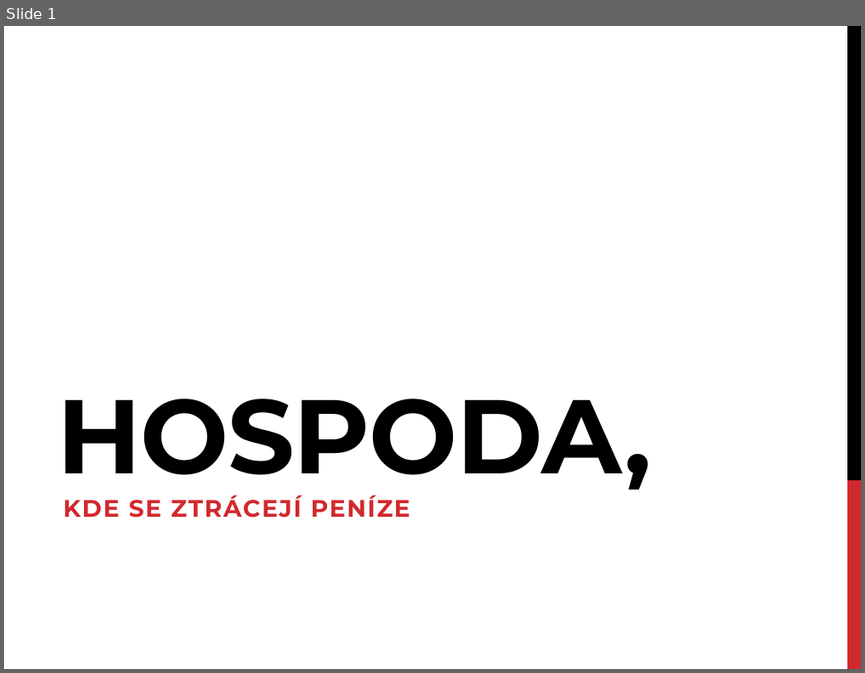
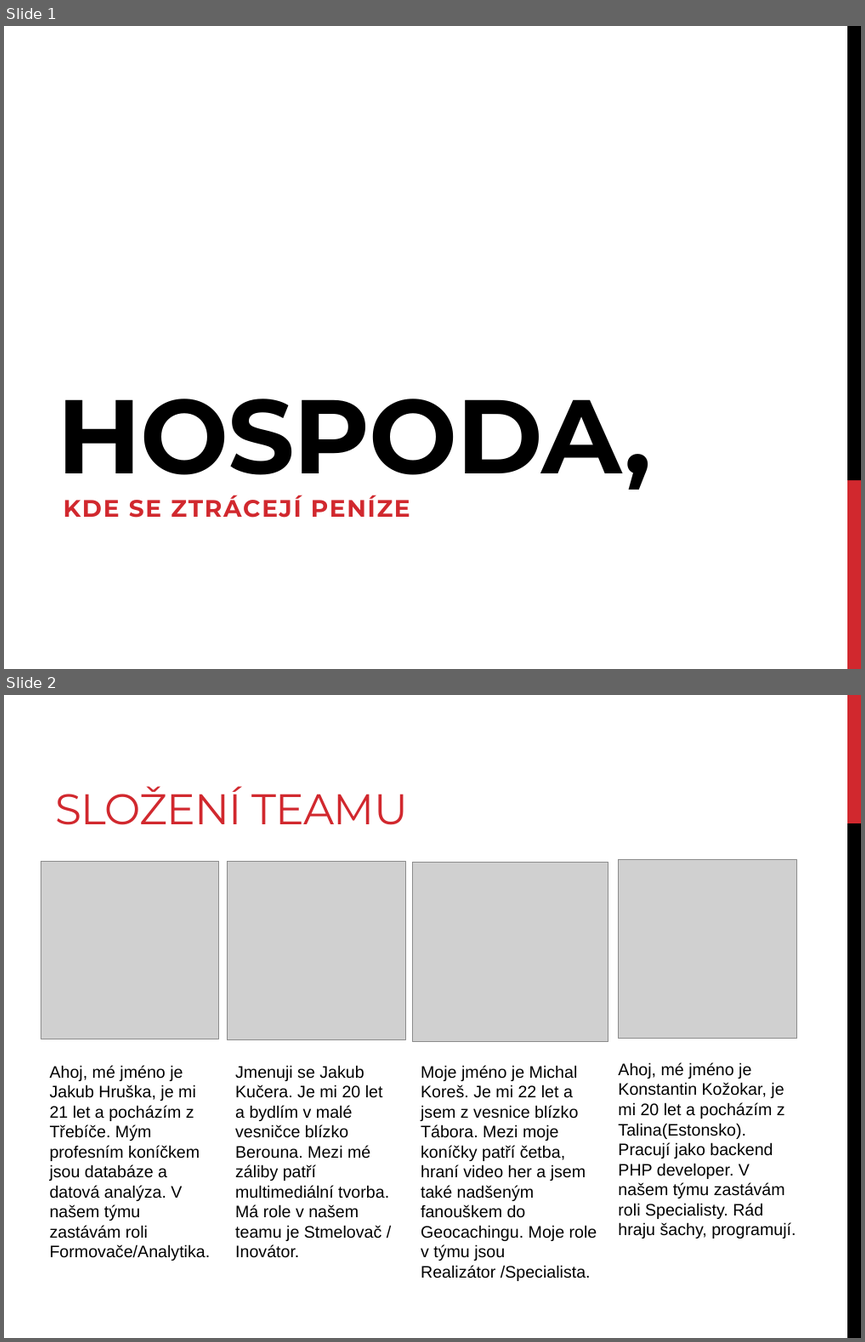
Before and after one commit to KORandi/hospoda, a slide deck: prezentace_z_2_cviceni.pptx. Shown one above the other, each under a label of ours: slide 1 before the commit, slides 1 and 2 after it. The pictures are 865x673 and 865x1342 pixels, drawn with LibreOffice and Linux fonts; fonts in the diff are those of the drawing; grey boxes stand for pictures. Boxes give left, top, right and bottom in pixels: in the first picture for what was removed or moved away, otherwise in the second. Text is boxed around its words. In the diff, an @@ line names an element or a change of style, - is before the commit and + after.

```diff
--- a/prezentace_z_2_cviceni.pptx
+++ b/prezentace_z_2_cviceni.pptx
@@ slide 2 added at [4,695,861,1338], background #FFFFFF @@
@@ rectangle added at [847,695,861,823], fill #D1282E @@
@@ title added at [55,786,409,825], 36 pt, text #D1282E @@
+SLOŽENÍ TEAMU
@@ rectangle added at [847,823,861,1338], fill #000000 @@
@@ picture added at [41,862,218,1038] @@
@@ picture added at [227,862,405,1039] @@
@@ picture added at [412,862,608,1041] @@
@@ picture added at [619,860,796,1038] @@
@@ text added at [50,1065,211,1260], 14 pt, text #000000 @@
+Ahoj, mé jméno je Jakub Hruška, je mi 21 let a pocházím z Třebíče. Mým profesním koníčkem jsou databáze a datová analýza. V našem týmu zastávám roli Formovače/Analytika.
@@ text added at [235,1065,389,1258], 14 pt, text #000000 @@
+Jmenuji se Jakub Kučera. Je mi 20 let a bydlím v malé vesničce blízko Berouna. Mezi mé záliby patří multimediální tvorba. Má role v našem teamu je Stmelovač / Inovátor.
@@ text added at [420,1065,597,1281], 14 pt, text #000000 @@
+Moje jméno je Michal Koreš. Je mi 22 let a jsem z vesnice blízko Tábora. Mezi moje koníčky patří četba, hraní video her a jsem také nadšeným fanouškem do Geocachingu. Moje role v týmu jsou Realizátor /Specialista.
@@ text added at [618,1062,795,1238], 14 pt, text #000000 @@
+Ahoj, mé jméno je Konstantin Kožokar, je mi 20 let a pocházím z Talina(Estonsko). Pracují jako backend PHP developer. V našem týmu zastávám roli Specialisty. Rád hraju šachy, programují.
```
Also in this commit, not shown: 7 other slides added, 10 slides removed, 8 other files.
